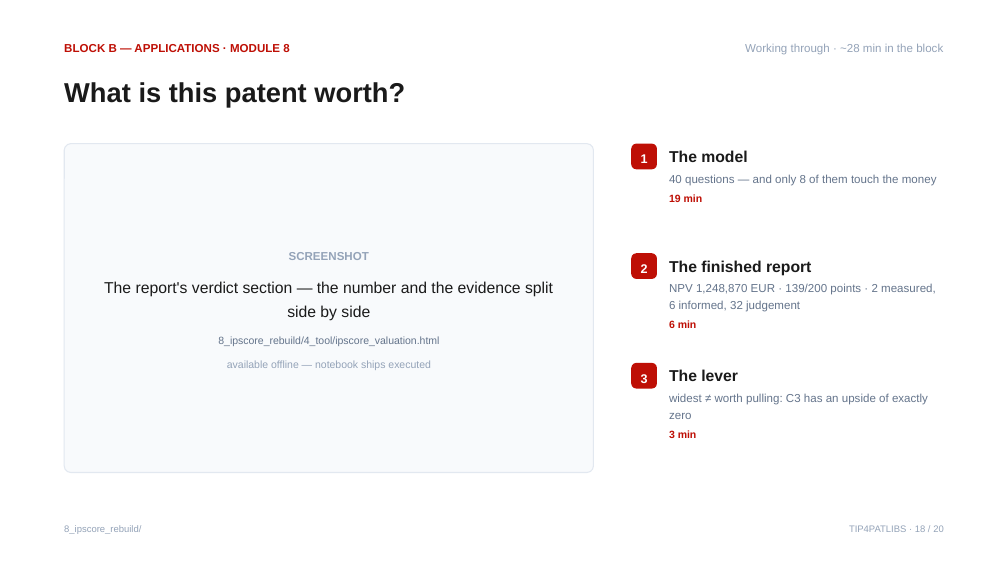
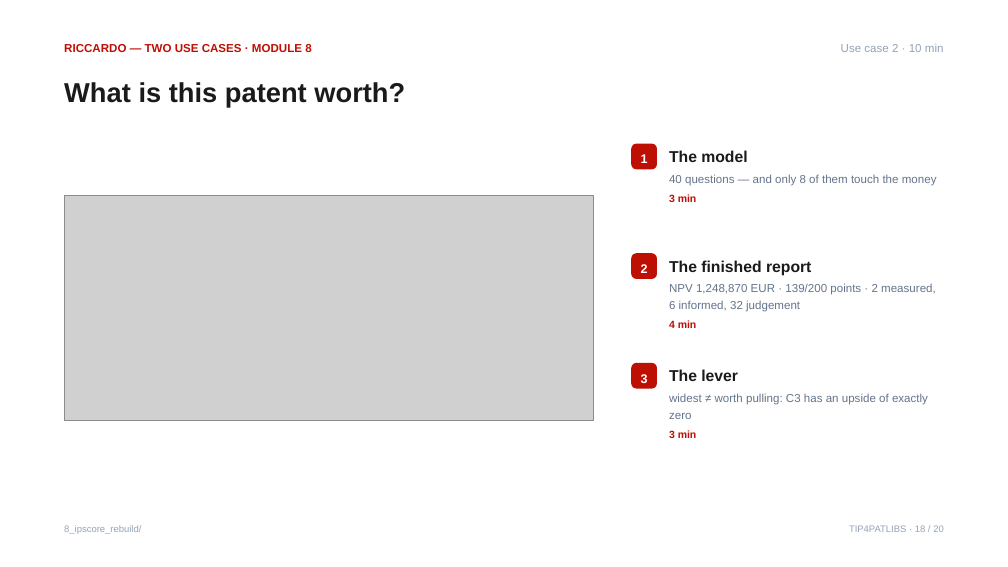
Before and after one commit to mtcberlin/epo-tip4patlibs, a slide deck: slide 18 of 9_documentation/course/TIP4PATLIBS_workshop.pptx. Drawn at 1008x567 pixels with LibreOffice and Linux fonts; fonts in the diff are those of the drawing; grey boxes stand for pictures. Boxes give left, top, right and bottom in pixels: in the first picture for what was removed or moved away, otherwise in the second. Text is boxed around its words. In the diff, an @@ line names an element or a change of style, - is before the commit and + after.

```diff
--- a/9_documentation/course/TIP4PATLIBS_workshop.pptx
+++ b/9_documentation/course/TIP4PATLIBS_workshop.pptx
@@ text at <box>64,43,311,55</box>: text changed @@
-BLOCK B — APPLICATIONS · MODULE 8
+RICCARDO — TWO USE CASES · MODULE 8
@@ text at <box>841,44,944,52</box>: text changed @@
-Working through · ~28 min in the block
+Use case 2 · 10 min
@@ rounded rectangle removed at <box>64,144,594,473</box> @@
-SCREENSHOT
-The report's verdict section — the number and the evidence split side by side
-8_ipscore_rebuild/4_tool/ipscore_valuation.html
-available offline — notebook ships executed
@@ picture added at <box>64,196,594,420</box> @@
@@ text at <box>669,194,697,202</box>: text changed @@
-19 min
+3 min
@@ text at <box>669,320,697,328</box>: text changed @@
-6 min
+4 min
```
Also in this commit, not shown: 19 other slides changed, 16 other files.
